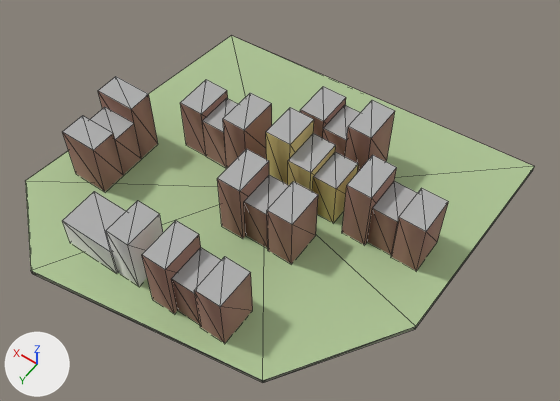
The glTF model godot_project/remake/sky/islands/SKY-015.lod2.glb as it was, and as the next commit left it.
Both versions are drawn from a 50 mm lens placed at (-98.1, 129.9, 201.2), pointed at (-5.6, 0.4, -2.4). The axes (+X, +Y, +Z) are drawn at lower left. The lights are the same throughout. The picture after the commit comes second. Mesh edges are drawn as thin lines.

Objects in the first picture: 'buildings', 'deck', 'rock'.
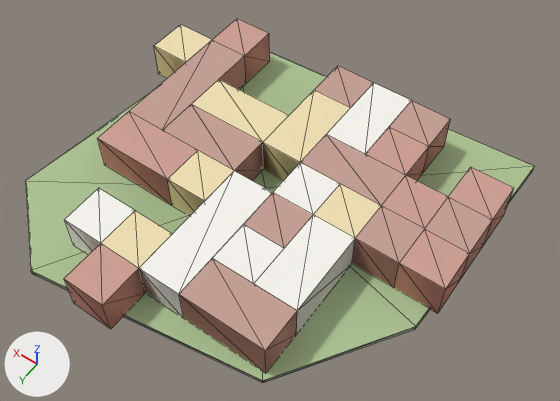
Where the change shows, as pixel boxes [x1, y1, x2, y2] in the pictures (560 x 401 px):
'warren_hull', added
    after: [64, 19, 514, 372]
'buildings', deleted
    before: [62, 76, 449, 343]

The edits, one by one:
Mesh me_warren_hull is new.
It has 116 vertices, 280 faces and spans x -69.0..66.0, y -51.0..69.0, z -0.5..13.2.
It uses material mat_sky_lod_bldg.
Object 'buildings' (ob_buildings) is deleted.
Object 'warren_hull' (ob_warren_hull) is new; it shows me_warren_hull.
Its location is (0.0, 0.0, 0.0).
